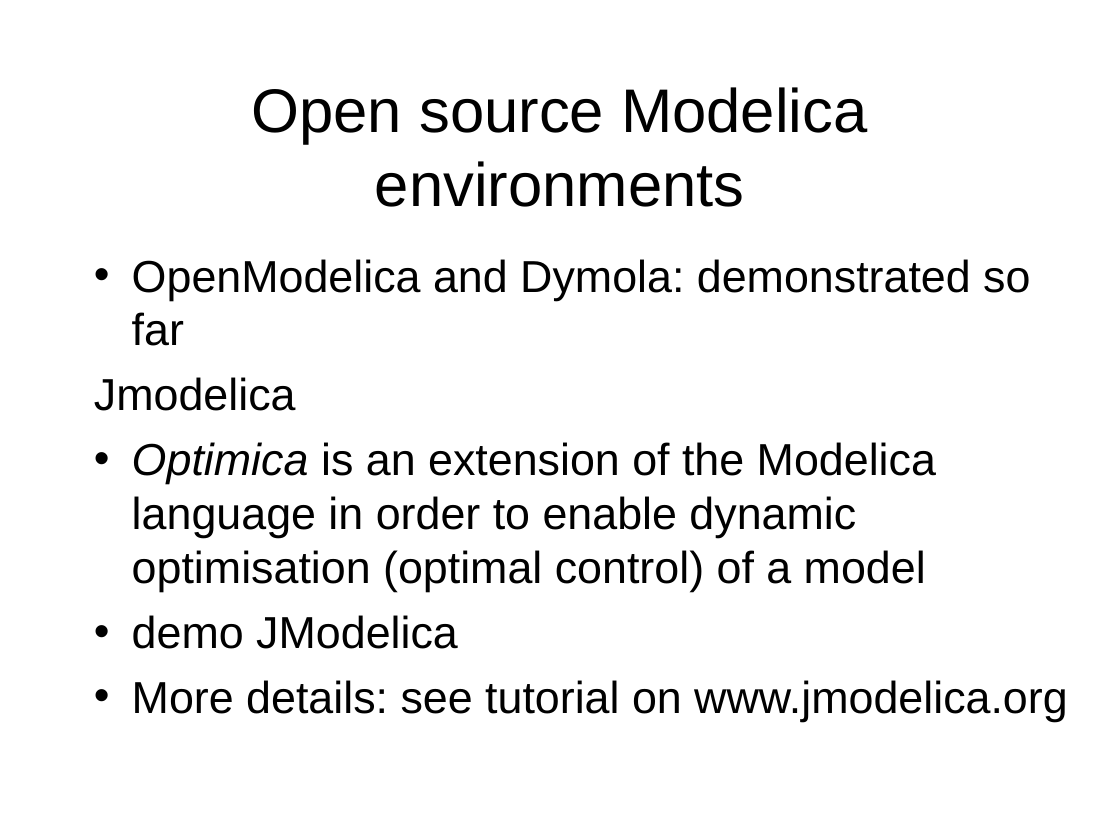
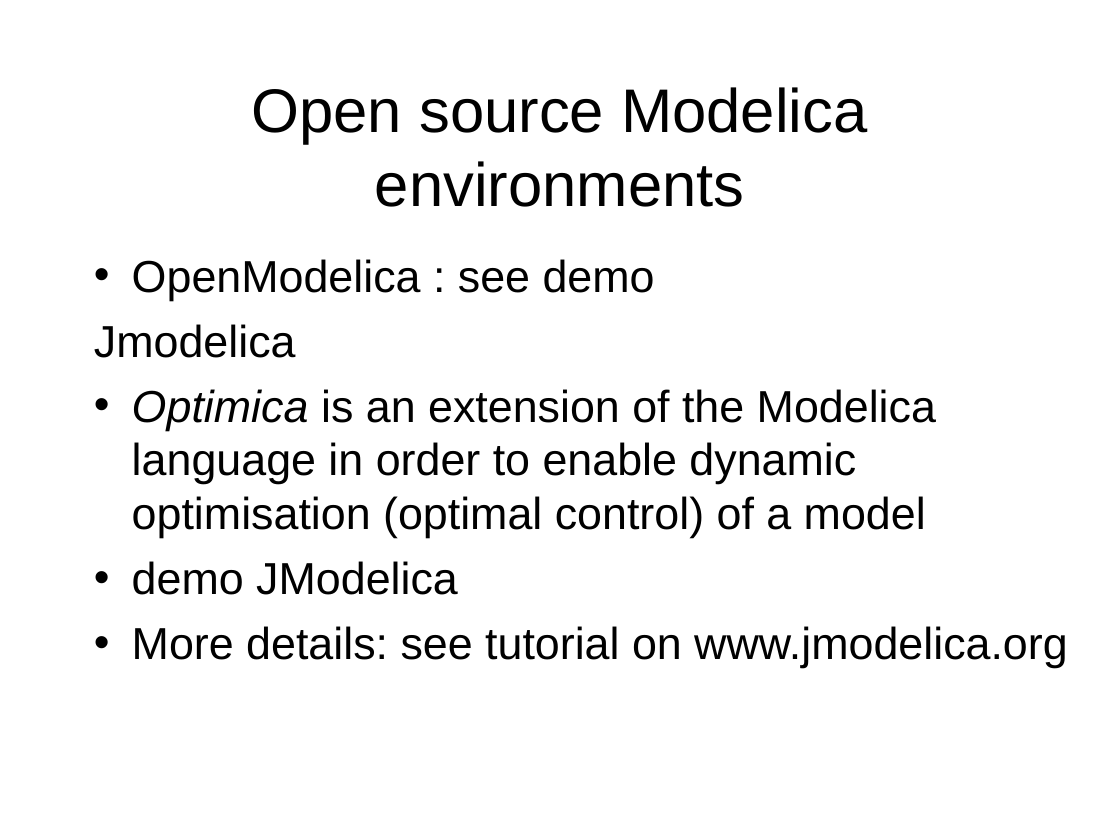
Before and after one commit to open-ideas/__CrashCourse__, a slide deck: slide 32 of Slides/CrashCourse_2012.ppt (slide 30 before the commit). Drawn at 1120x840 pixels with LibreOffice and Linux fonts; fonts in the diff are those of the drawing. Boxes give left, top, right and bottom in pixels: in the first picture for what was removed or moved away, otherwise in the second. Text is boxed around its words. In the diff, an @@ line names an element or a change of style, - is before the commit and + after.

```diff
--- a/Slides/CrashCourse_2012.ppt
+++ b/Slides/CrashCourse_2012.ppt
@@ text at box(132, 259, 655, 301): text changed @@
-• OpenModelica and Dymola: demonstrated so far
+• OpenModelica : see demo
```
Also in this commit, not shown: 5 other slides changed, 7 slides added, 1 slide removed, 2 other files.
